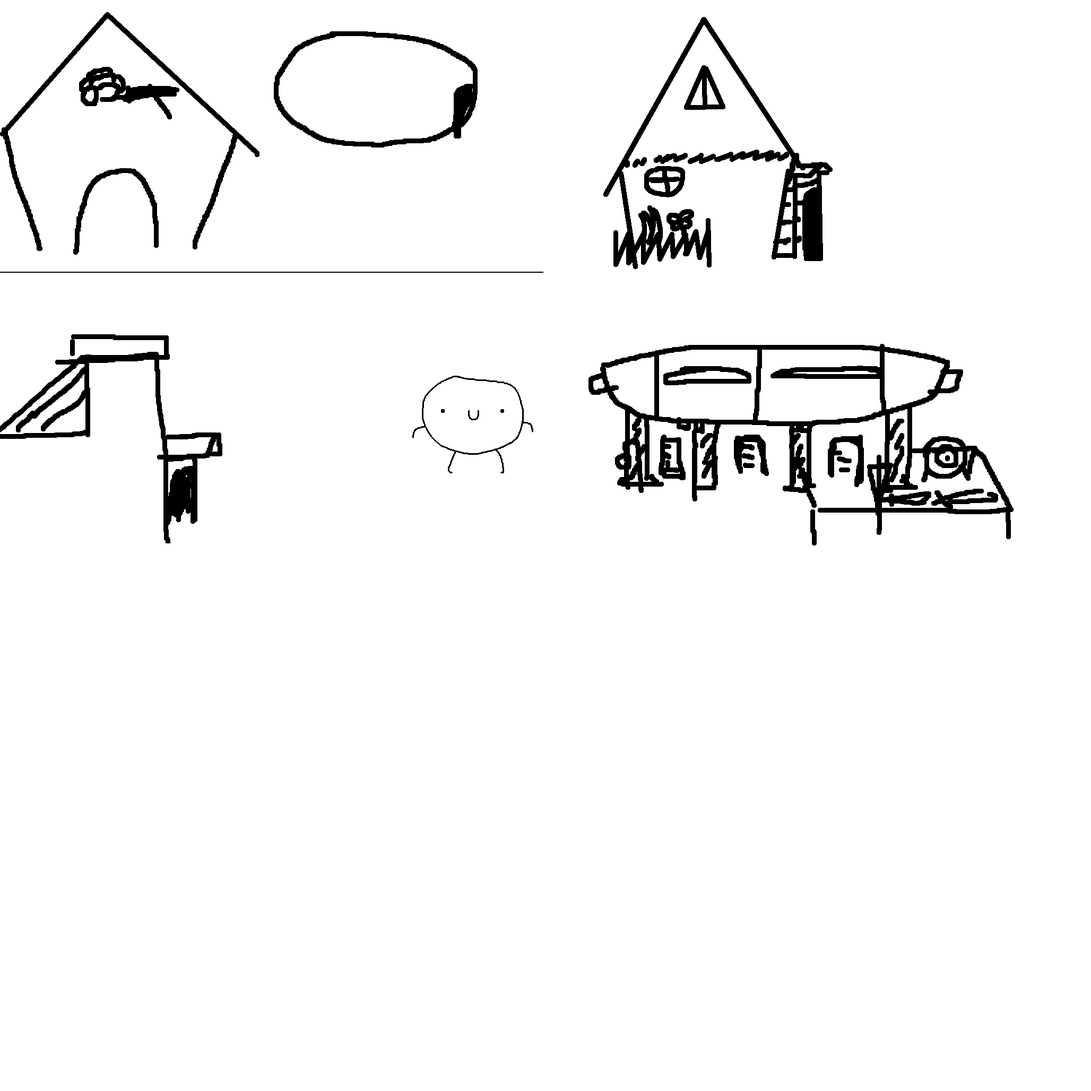
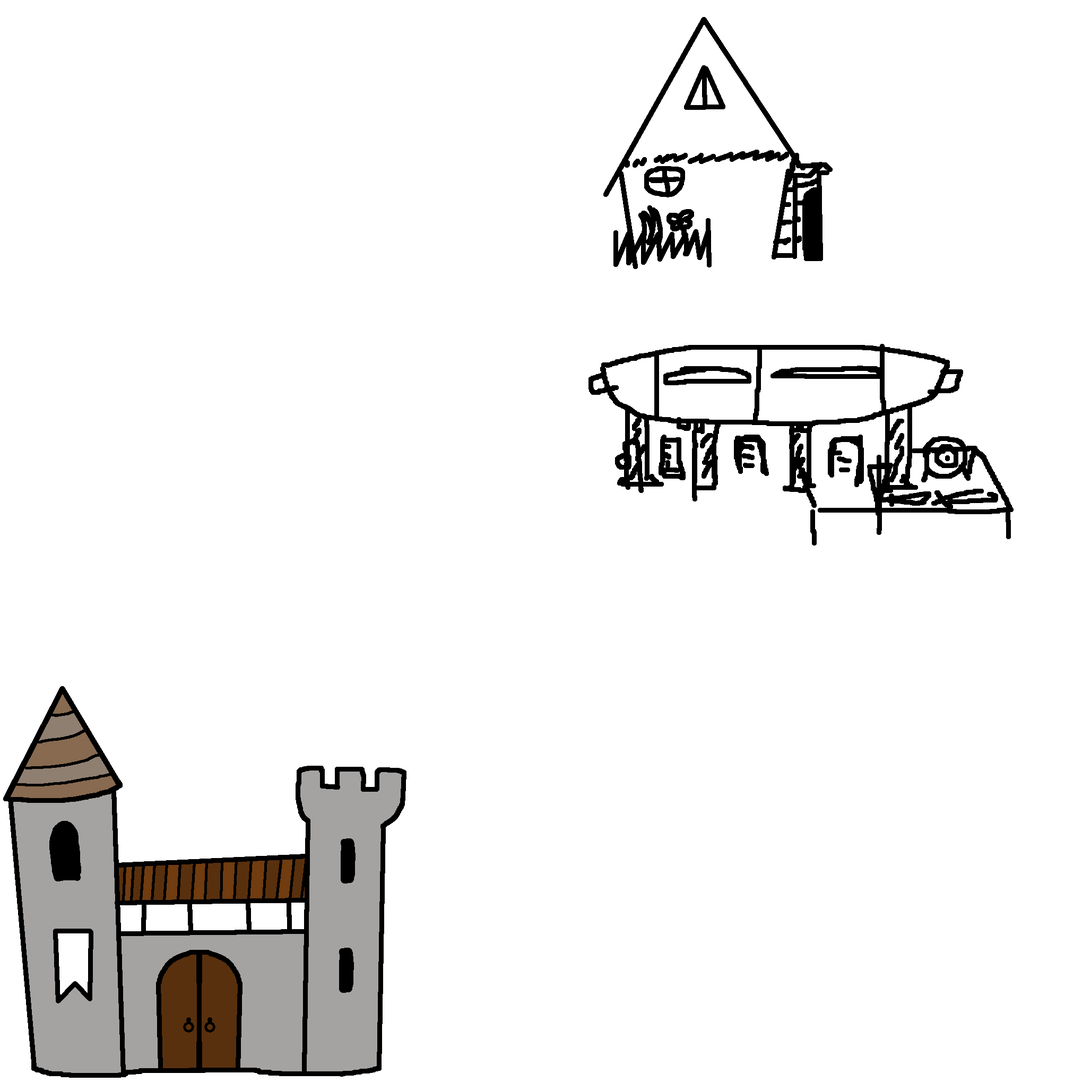
Layers edited between the first and the second 1091×1091 image:
removed layer "UnitIdle#1.png" over [412, 375, 534, 474]
removed layer "Warstwa" over [0, 12, 544, 544]
added layer "Warstwa #3" above "Przekształcenie" over [3, 686, 407, 1079]
